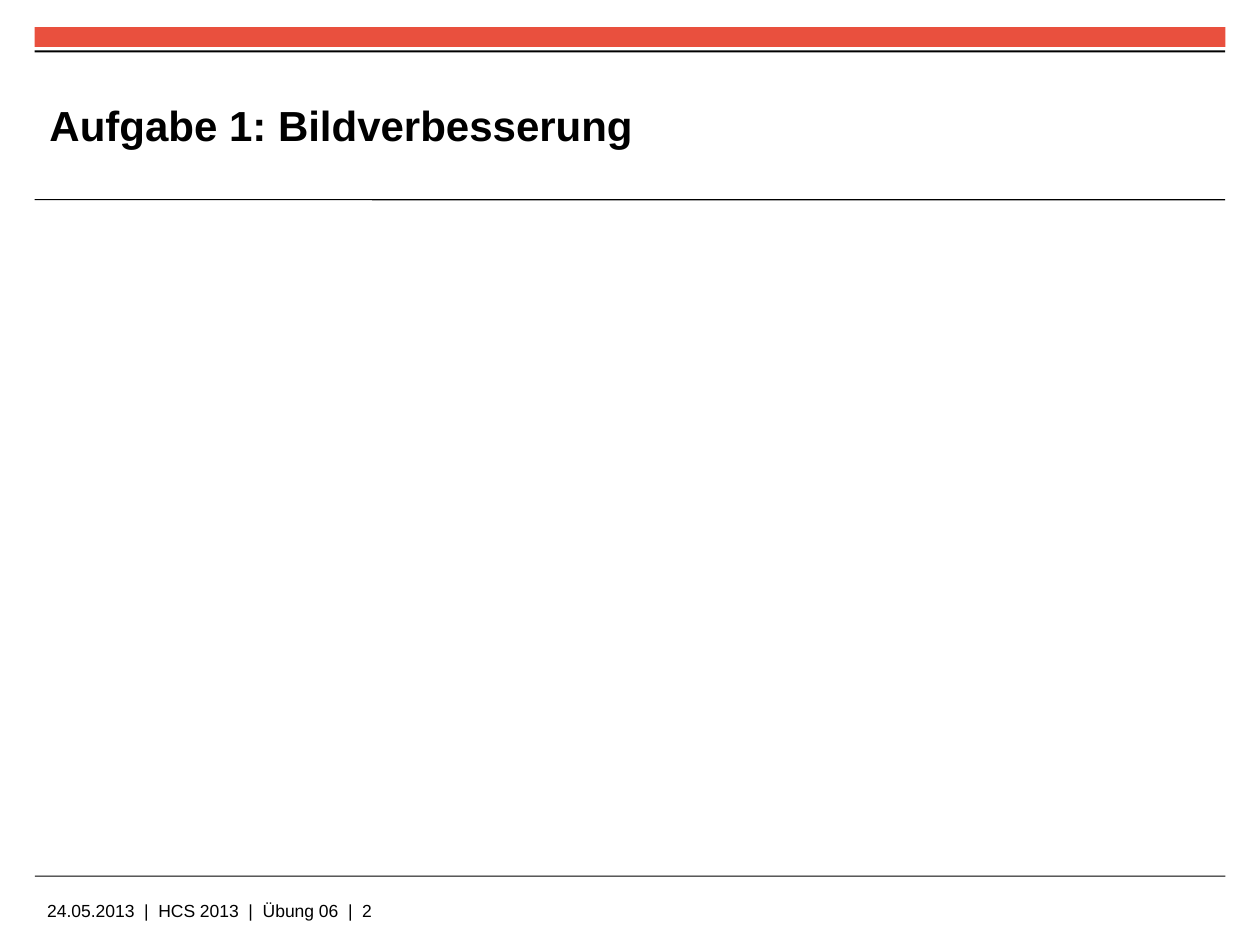
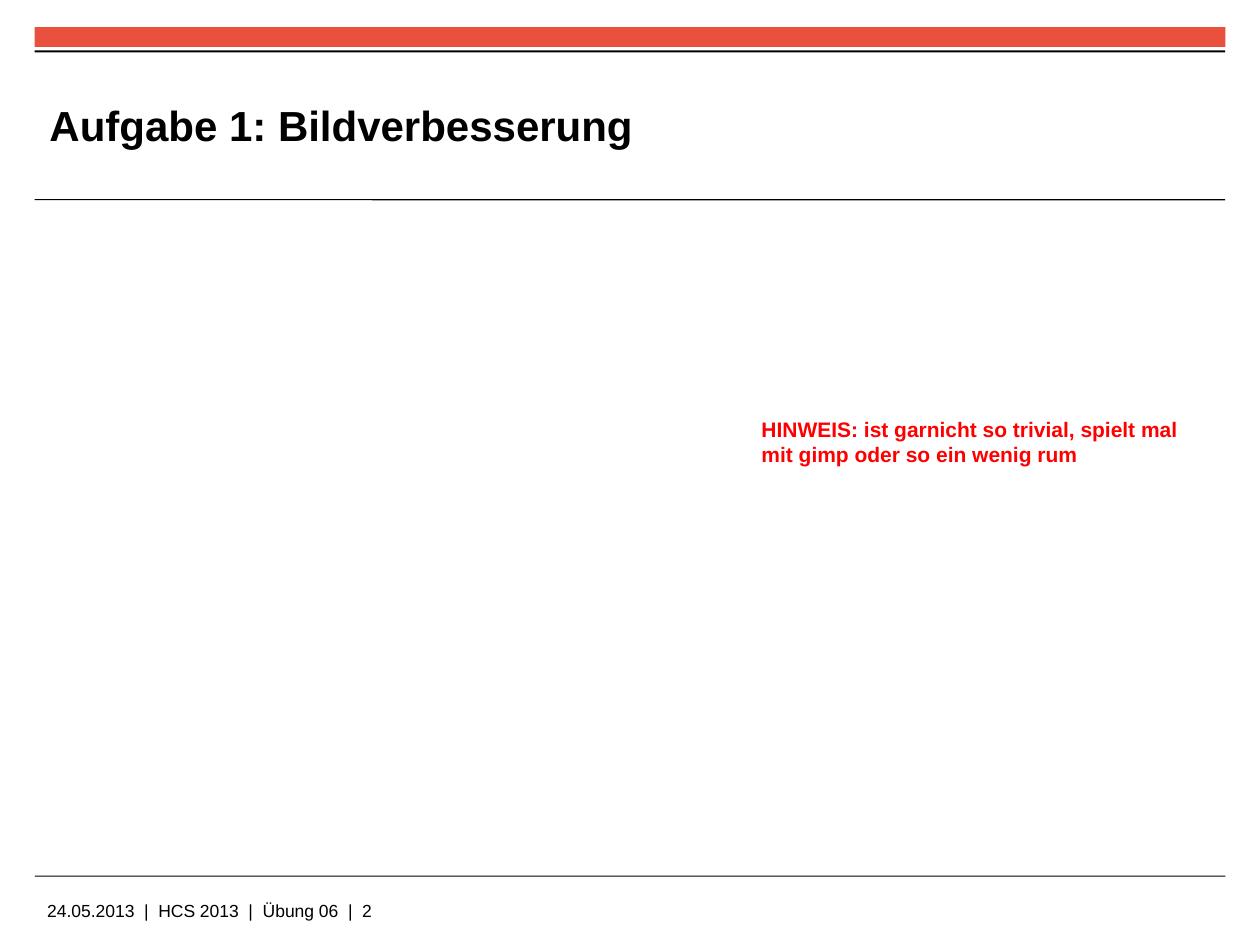
Before and after one commit to Goma007/hcs, a slide deck: slide 2 of uebung06/hcs_2013_uebung06.pptx. Drawn at 1260x945 pixels with LibreOffice and Linux fonts; fonts in the diff are those of the drawing; background and template pictures are left out. Boxes give left, top, right and bottom in pixels: in the first picture for what was removed or moved away, otherwise in the second. Text is boxed around its words. In the diff, an @@ line names an element or a change of style, - is before the commit and + after.

```diff
--- a/uebung06/hcs_2013_uebung06.pptx
+++ b/uebung06/hcs_2013_uebung06.pptx
@@ text added at (761, 421, 1177, 466), 12 pt, text #FF0000, bold @@
+HINWEIS: ist garnicht so trivial, spielt mal mit gimp oder so ein wenig rum
```
Also in this commit, not shown: 2 other slides changed, 6 other files.
